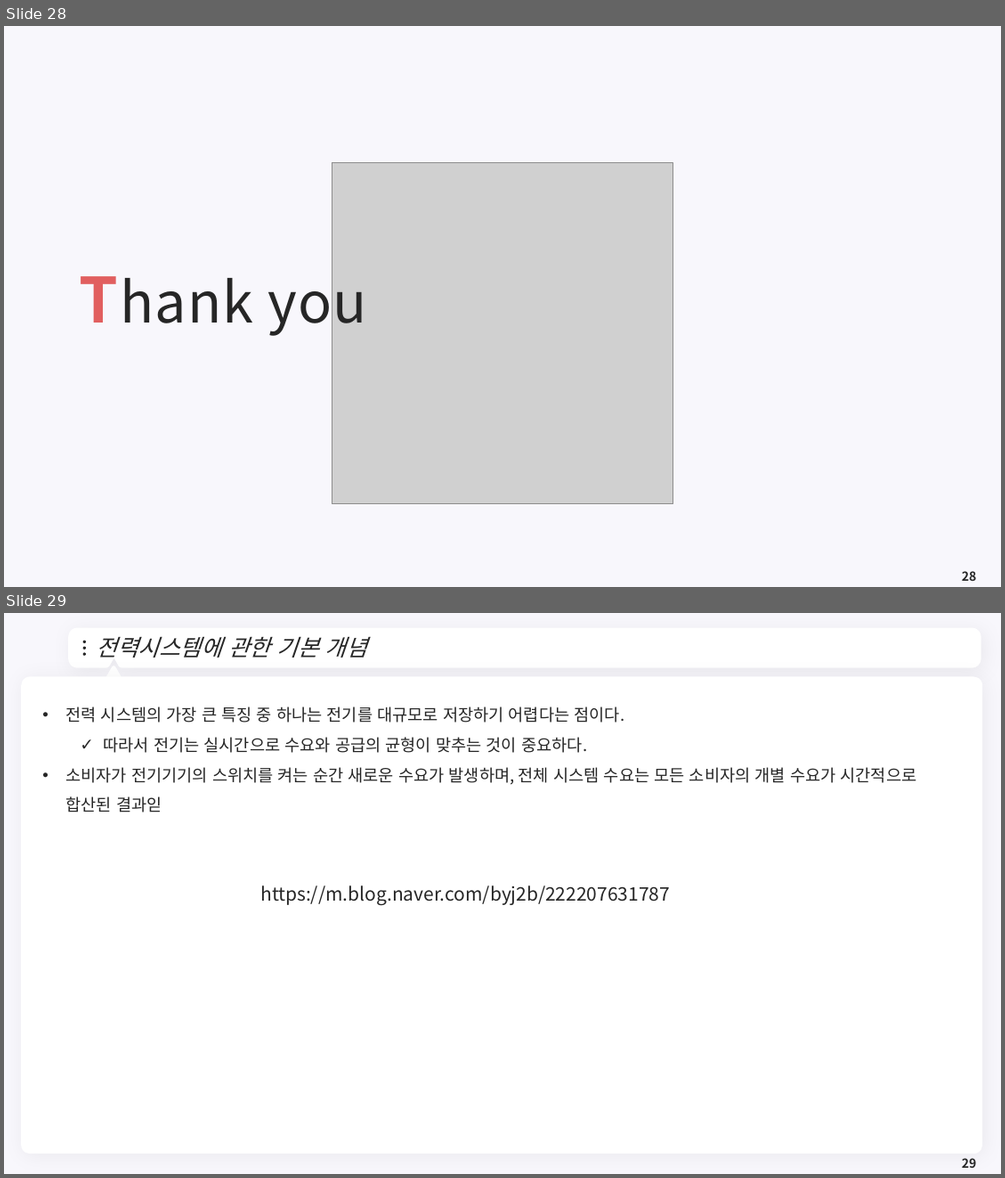
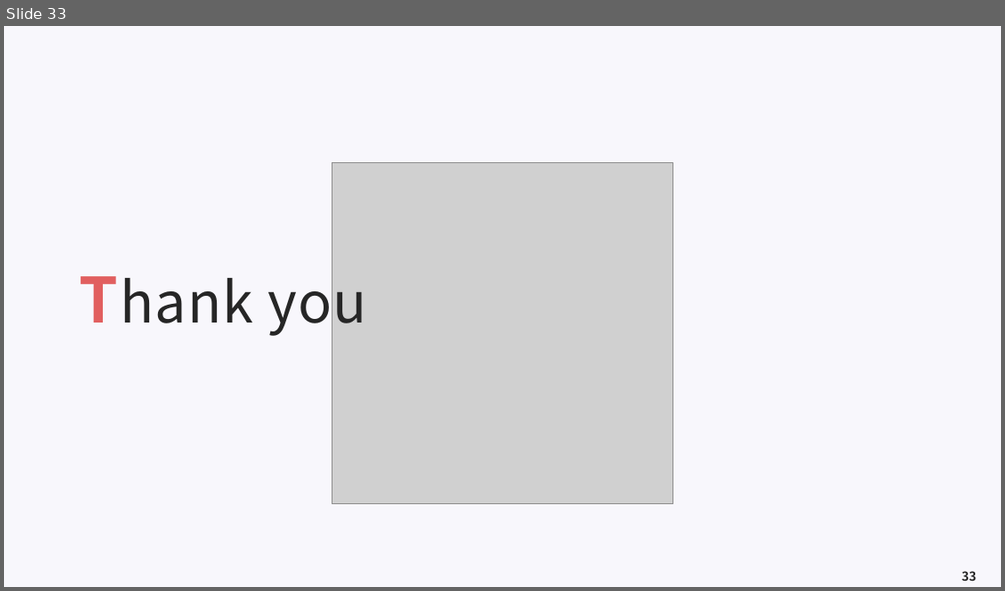
Before and after one commit to meandthey/Teaching, a slide deck: 에너지경제학/자원에너지경제학_Chapter_8 (전력시장).pptx. Shown one above the other, each under a label of ours: slides 28 and 29 before the commit, slide 33 after it. The pictures are 1005x1178 and 1005x591 pixels, drawn with LibreOffice and Linux fonts; fonts in the diff are those of the drawing; grey boxes stand for pictures; background and template pictures are left out. Boxes give left, top, right and bottom in pixels: in the first picture for what was removed or moved away, otherwise in the second. Text is boxed around its words. In the diff, an @@ line names an element or a change of style, - is before the commit and + after.

```diff
--- a/에너지경제학/자원에너지경제학_Chapter_8 (전력시장).pptx
+++ b/에너지경제학/자원에너지경제학_Chapter_8 (전력시장).pptx
@@ slide 29 removed at [4,613,1001,1174], background #F8F7FC @@
@@ freeform shape removed at [72,632,978,665] @@
@@ title removed at [97,636,367,657] @@
-전력시스템에 관한 기본 개념
@@ ellipse removed at [83,641,86,643] @@
@@ ellipse removed at [83,647,86,649] @@
@@ ellipse removed at [83,653,86,656] @@
@@ freeform shape removed at [957,643,966,654] @@
@@ rounded rectangle removed at [21,676,983,1153] @@
@@ triangle removed at [105,667,122,682] @@
@@ text removed at [66,706,917,812] @@
-• 전력 시스템의 가장 큰 특징 중 하나는 전기를 대규모로 저장하기 어렵다는 점이다.
-  ✓ 따라서 전기는 실시간으로 수요와 공급의 균형이 맞추는 것이 중요하다.
-• 소비자가 전기기기의 스위치를 켜는 순간 새로운 수요가 발생하며, 전체 시스템 수요는 모든 소비자의 개별 수요가 시간적으로 합산된 결과읻
@@ text removed at [260,885,670,906] @@
-https://m.blog.naver.com/byj2b/222207631787
@@ page number removed at [962,1158,976,1167] @@
-29
@@ what was slide 28 is now slide 33 @@
@@ page number at [962,571,976,580]: text changed @@
-28
+33
```
Also in this commit, not shown: 5 slides added, 2 other slides removed, 5 other files.
